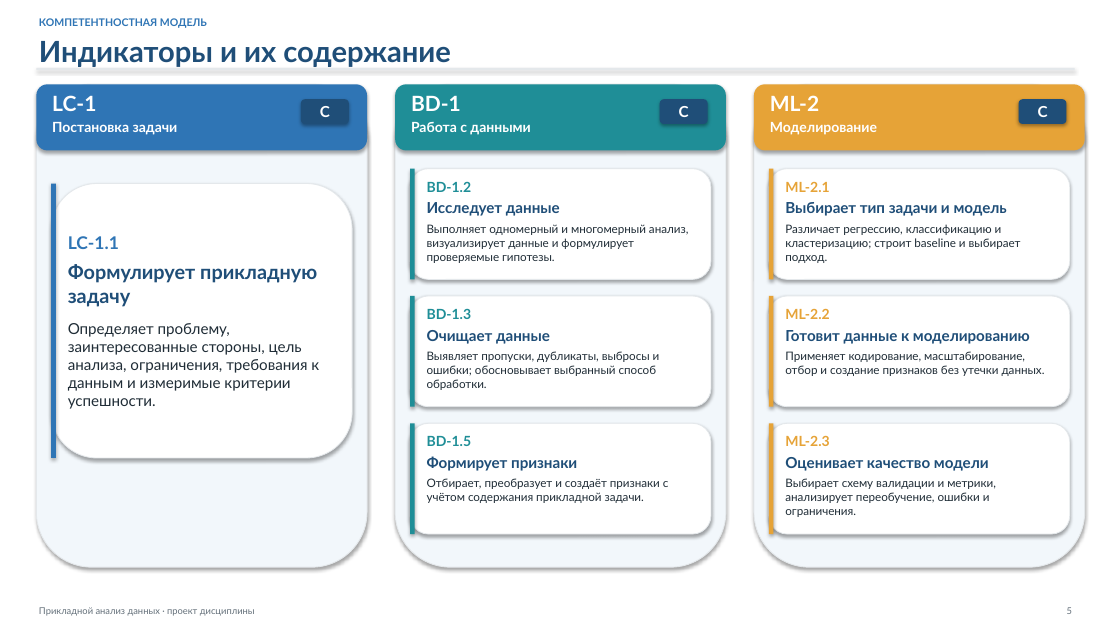
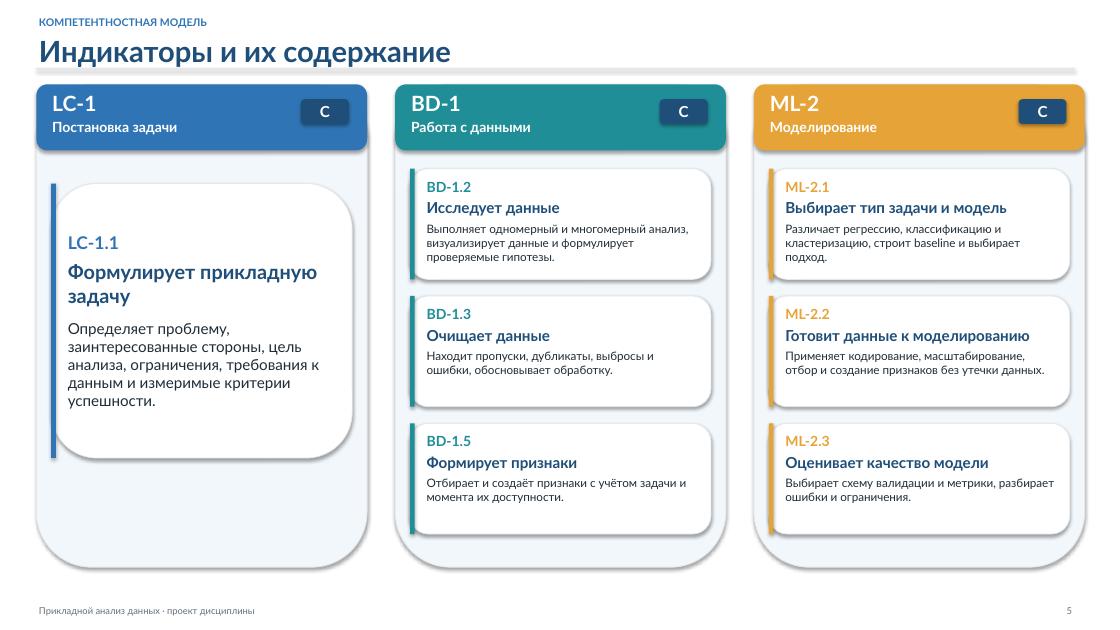
Before and after one commit to DiDiLight/fos-prikladnoy-analiz-dannyh, a slide deck: slide 5 of docs/attachments/course-presentation.pptx. Drawn at 1120x630 pixels with LibreOffice and Linux fonts; fonts in the diff are those of the drawing. Boxes give left, top, right and bottom in pixels: in the first picture for what was removed or moved away, otherwise in the second. Text is boxed around its words. In the diff, an @@ line names an element or a change of style, - is before the commit and + after.

```diff
--- a/docs/attachments/course-presentation.pptx
+++ b/docs/attachments/course-presentation.pptx
@@ text at bbox=[785, 224, 1020, 263]: text changed @@
-Различает регрессию, классификацию и кластеризацию; строит baseline и выбирает подход.
+Различает регрессию, классификацию и кластеризацию, строит baseline и выбирает подход.
@@ text at bbox=[427, 351, 654, 376]: text changed @@
-Выявляет пропуски, дубликаты, выбросы и ошибки; обосновывает выбранный способ обработки.
+Находит пропуски, дубликаты, выбросы и ошибки, обосновывает обработку.
@@ text at bbox=[427, 478, 687, 503]: text changed @@
-Отбирает, преобразует и создаёт признаки с учётом содержания прикладной задачи.
+Отбирает и создаёт признаки с учётом задачи и момента их доступности.
@@ text at bbox=[785, 478, 1054, 503]: text changed @@
-Выбирает схему валидации и метрики, анализирует переобучение, ошибки и ограничения.
+Выбирает схему валидации и метрики, разбирает ошибки и ограничения.
```
Also in this commit, not shown: 4 other slides changed, 16 other files.
